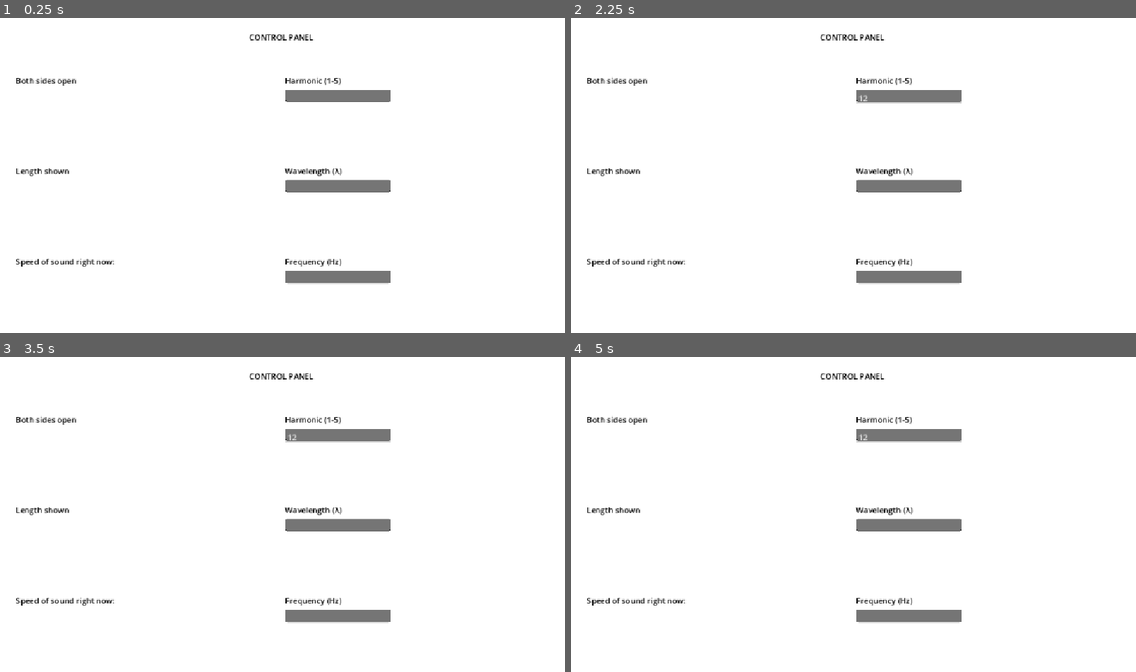
Above: before the commit, frames 1-4 (two rows, left to right).
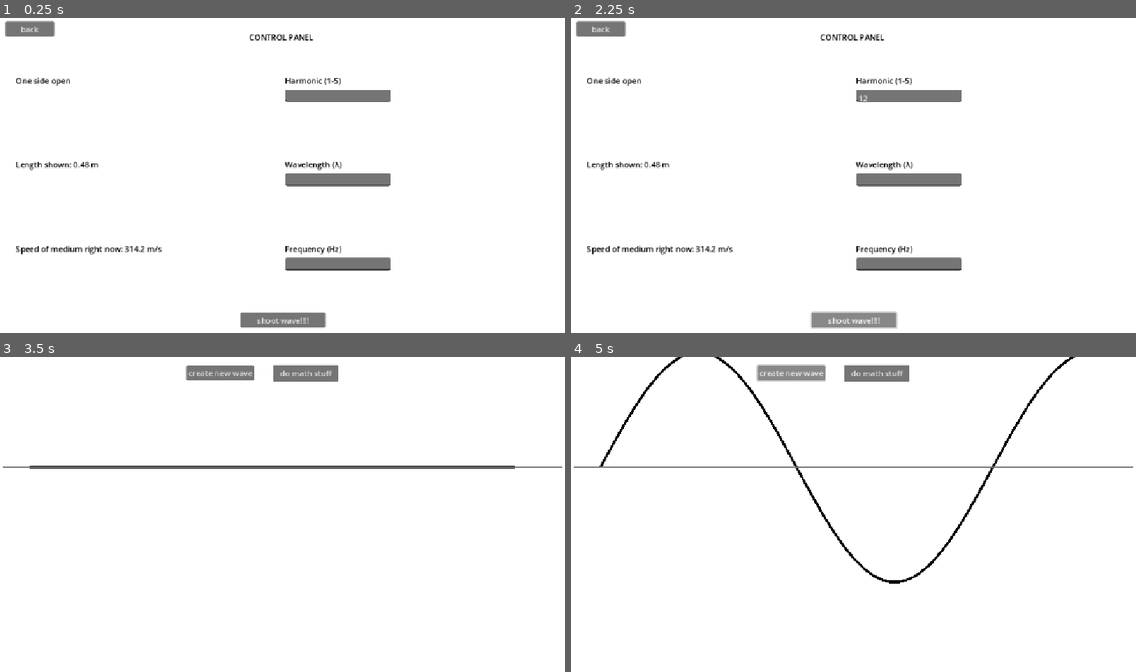
Above: after the commit, the same moments.

Repository: ChuckChuckler/fun-wave-practice-game
Game: Godot game, scene res://main.tscn
Two runs of this game, one before a commit and one after it. Both use one fixed random seed, a clock stepped at 60 frames per second and the inputs below. The project has no main scene, so this scene is started directly.
Inputs (mouse positions are in pixels of both pictures, inside the frame that each line leads up to):
- Up to frame 1 (0.25 s): no input
- Up to frame 2 (2.25 s): click (910, 96) at 0.52 s; type "12" at 0.6 s; click (876, 33) at 1.25 s, where only the run after the commit has a clickable "do math stuff"; click (853, 320) at 2 s, where only the run after the commit has a clickable "shoot wave!!!!"
- Up to frame 3 (3.5 s): click (28, 369) at 2.75 s, where only the run after the commit has a clickable "back"
- Up to frame 4 (5 s): click (791, 372) at 3.5 s, where only the run after the commit has a clickable "create new wave"; click (791, 372) at 4.25 s, where only the run after the commit has a clickable "create new wave"

The runs differ from the first frame. In frame 1, 4.8% of the frame differs, in the area x 0-70%, y 0-99%; in frame 2, 5.0%; in frame 3, 5.2%; in frame 4, 5.9%, in the area x 0-100%, y 0-85%.

Commit message:
creating and solving problems; switching between screens

Diff:
--- a/main.tscn
+++ b/main.tscn
@@ -9,7 +9,6 @@
 script = ExtResource("1_0xm2m")
 
 [node name="wave_interface" type="Control" parent="."]
-visible = false
 layout_mode = 3
 anchors_preset = 0
 offset_right = 40.0
@@ -79,7 +78,7 @@
 offset_left = 32.0
 offset_top = 116.0
 offset_right = 1127.0
-offset_bottom = 666.0
+offset_bottom = 627.0
 metadata/_edit_group_ = true
 
 [node name="info" type="VBoxContainer" parent="solve_interface/HBoxContainer"]
@@ -164,4 +163,22 @@
 offset_right = 215.0
 offset_bottom = 56.0
 
+[node name="shoot" type="Button" parent="solve_interface"]
+layout_mode = 0
+offset_left = 490.0
+offset_top = 601.0
+offset_right = 664.0
+offset_bottom = 631.0
+text = "shoot wave!!!!"
+
+[node name="backButton" type="Button" parent="solve_interface"]
+layout_mode = 0
+offset_left = 11.0
+offset_top = 7.0
+offset_right = 111.0
+offset_bottom = 38.0
+text = "back"
+
 [connection signal="pressed" from="wave_interface/newWaveButton" to="wave_interface/wave" method="_create_new_wave"]
+[connection signal="pressed" from="wave_interface/Button" to="manager" method="_go_to_solve"]
+[connection signal="pressed" from="solve_interface/backButton" to="manager" method="_switch_to_wave"]
--- a/manager.gd
+++ b/manager.gd
@@ -10,10 +10,12 @@
 func _process(delta: float) -> void:
 	pass
 
-func create_problem():
-	print_debug("hihi")
+
+func _switch_to_wave() -> void:
+	$"../solve_interface".visible=false
+	$"../wave_interface".visible=true
 
 
-
-func create_new_wave() -> void:
-	pass # Replace with function body.
+func _go_to_solve() -> void:
+	$"../solve_interface".visible=true
+	$"../wave_interface".visible=false
--- a/waveManager.gd
+++ b/waveManager.gd
@@ -1,12 +1,16 @@
 extends Node2D
 
-const FREQ:float=2.0
+#these are for the wave's appearance and don't change
+const FREQ:float=1.5
 const WAVELENGTH:float=1000.0
 const POINT_COUNT:int=100
 
+#these change with each question
 var harmonic:int=1
 var amp:float=75.0
 var coeffL:int=2 #2 if open on both ends, 4 if open on one
+var len_sample:float=0.5 #in m
+var sound_speed:float=340.0 #m/s
 
 var time:float=0.0
 
@@ -22,17 +26,13 @@
 	time+=delta
 	update_wave()
 
-func set_harmonic()->void:
-	harmonic = randi_range(1,5)
-
-
 func update_wave()->void:
 	var points = PackedVector2Array()
 	var step = WAVELENGTH/POINT_COUNT
 
 	for i in range(POINT_COUNT):
 		var x:float=i*step
-		var k = TAU/((WAVELENGTH*2)/harmonic)
+		var k = TAU/((WAVELENGTH*coeffL)/harmonic)
 		var w = TAU*FREQ
 		var y = 2.0*amp*sin(k*x)*cos(w*time)
 
@@ -41,5 +41,27 @@
 
 
 func _create_new_wave() -> void:
-	set_harmonic()
+	coeffL = randi_range(1,2)*2
+	len_sample=randi_range(10,100)/100.0
+	sound_speed=randi_range(3000,4000)/10.0
 	amp=randi_range(75,125)
+
+	$"../../solve_interface/HBoxContainer/info/length".text="Length shown: " + str(len_sample) + " m"
+	$"../../solve_interface/HBoxContainer/info/speedOfSound".text="Speed of medium right now: " + str(sound_speed) + " m/s"
+	if coeffL==2:
+		$"../../solve_interface/HBoxContainer/info/typeOfPipe".text="Both sides open"
+		harmonic = randi_range(1,5)
+	else:
+		$"../../solve_interface/HBoxContainer/info/typeOfPipe".text="One side open"
+		harmonic = (randi_range(1,5)*2)-1
+
+	var result = calculate()
+	print_debug(str(result.harmonic) + ", " + str(result.lambda) + ", " + str(result.frequency))
+
+func calculate()->Dictionary:
+	var lmb:float=(len_sample*coeffL)/harmonic
+	return {
+		"harmonic":harmonic,
+		"lambda":lmb,
+		"frequency":sound_speed/lmb
+	}
